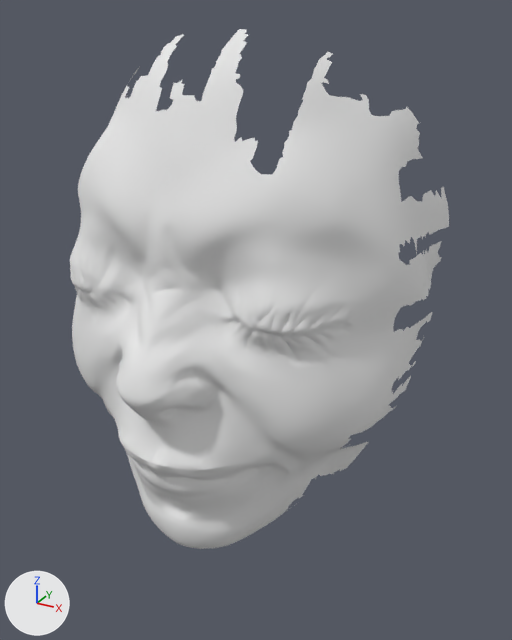
A saved change to the OBJ model res/headshot/headshot.obj.
Rendered twice from a 50 mm lens placed at (59.0, -122.0, 72.6), pointed at (7.1, -27.6, 25.4). The axes (+X, +Y, +Z) are drawn at lower left. The lights are the same throughout. Where no turn or scale is listed for an object, it has been applied to the vertices.

In view in the first picture: 'headshot'.
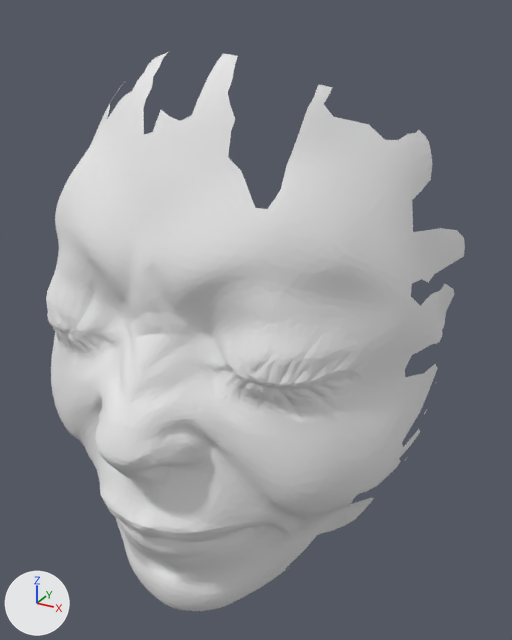
Location of each change, (x1, y1, x2, y2) in pixels of the pictures (512 x 640 px):
'headshot', reshaped (11% wider, 7% taller)
    before: (70, 29, 449, 549)
    after: (46, 52, 465, 611)

The change in detail:
me_headshot is used by ob_headshot; location (0.0, 0.0, 0.0).
me_headshot had 23856 vertices, 46676 faces and spanned x -32.4..32.7, y -51.9..-9.4, z -15.8..69.8.
me_headshot now has 3472 vertices, 6643 faces and spans x -35.7..35.9, y -57.3..-10.3, z -26.4..66.7.
me_headshot part 1: the loose piece of 23853 vertices spanning x -32.4..32.7, y -51.9..-9.4, z -15.8..69.8 is rebuilt with 3457 vertices and now spans x -35.7..35.9, y -57.3..-10.3, z -26.4..66.7.
